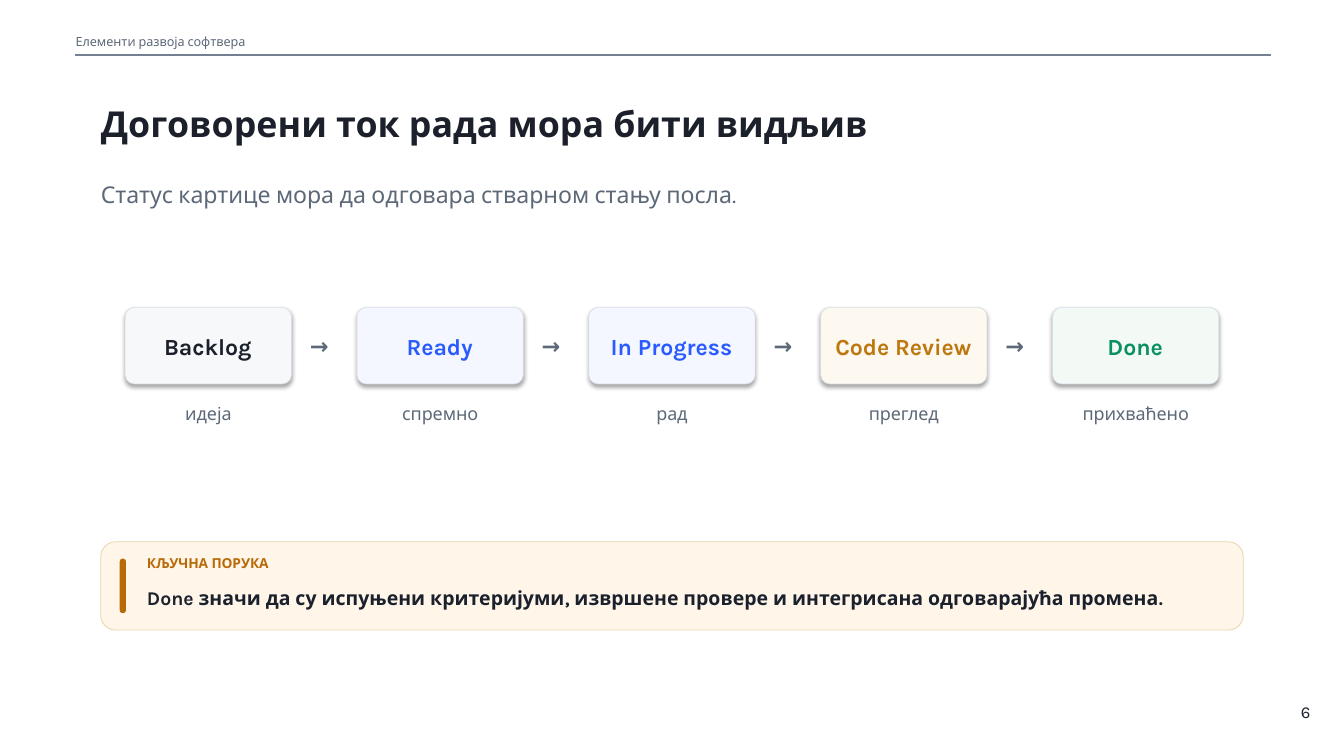
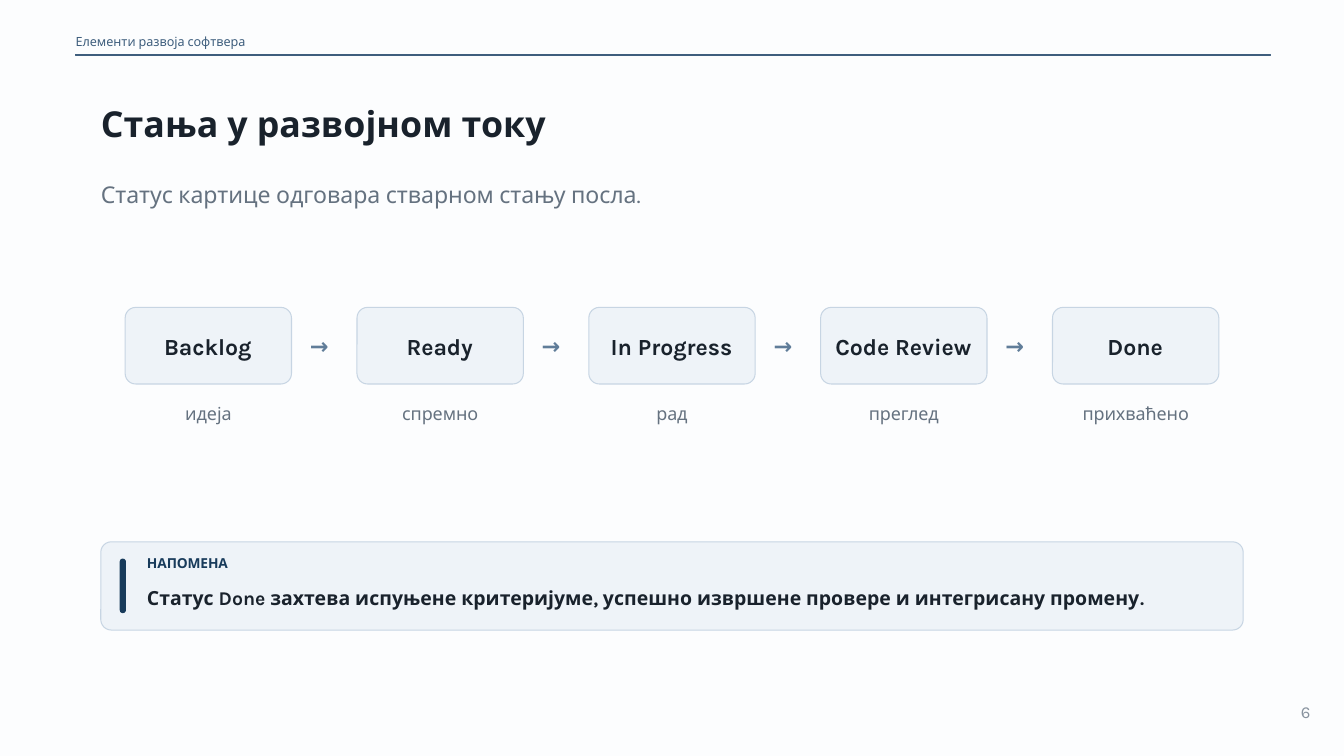
Before and after one commit to owlCoder/ftn-nastavni-materijali, a slide deck: slide 6 of 01 Elementi Razvoja Softvera/02 Prezentacije/PPTX/01_Zahtevi_backlog_i_Git.pptx. Drawn at 1344x756 pixels with LibreOffice and Linux fonts; fonts in the diff are those of the drawing. Boxes give left, top, right and bottom in pixels: in the first picture for what was removed or moved away, otherwise in the second. Text is boxed around its words. In the diff, an @@ line names an element or a change of style, - is before the commit and + after.

Commit message:
Update ERS navy theme and OIB presentation materials

```diff
--- a/01 Elementi Razvoja Softvera/02 Prezentacije/PPTX/01_Zahtevi_backlog_i_Git.pptx
+++ b/01 Elementi Razvoja Softvera/02 Prezentacije/PPTX/01_Zahtevi_backlog_i_Git.pptx
@@ background #FFFFFF to #FCFDFE @@
@@ text "Елементи развоја софтвера" at [76, 36, 246, 49]: text colour #5D6878 to #3E5E7D @@
@@ rectangle at [76, 54, 1270, 55]: fill #748092 to #3E5E7D; outline #748092 0.3 pt to #3E5E7D 0.75 pt @@
@@ text at [101, 110, 546, 146]: text changed; text colour #1B202B to #19222C @@
-Договорени ток рада мора бити видљив
+Стања у развојном току
@@ text at [101, 186, 637, 209]: text changed; text colour #5D6878 to #657280 @@
-Статус картице мора да одговара стварном стању посла.
+Статус картице одговара стварном стању посла.
@@ rounded rectangle at [125, 308, 291, 384]: fill #F7F8FA to #EEF3F8; outline #D7DDE7 0.49 pt to #C7D5E3 0.75 pt; proportions changed @@
@@ rounded rectangle at [357, 308, 523, 384]: fill #F4F7FF to #EEF3F8; outline #D7DDE7 0.49 pt to #C7D5E3 0.75 pt; proportions changed @@
@@ rounded rectangle at [589, 308, 755, 384]: fill #F4F7FF to #EEF3F8; outline #D7DDE7 0.49 pt to #C7D5E3 0.75 pt; proportions changed @@
@@ rounded rectangle at [821, 308, 987, 384]: fill #FDF9F1 to #EEF3F8; outline #D7DDE7 0.49 pt to #C7D5E3 0.75 pt; proportions changed @@
@@ rounded rectangle at [1053, 308, 1219, 384]: fill #F3FAF6 to #EEF3F8; outline #D7DDE7 0.49 pt to #C7D5E3 0.75 pt; proportions changed @@
@@ text "Ready" at [407, 339, 473, 361]: text colour #2A5BFF to #19222C @@
@@ text "In Progress" at [611, 340, 732, 361]: text colour #2A5BFF to #19222C @@
@@ text "Code Review" at [835, 338, 971, 356]: text colour #BE770F to #19222C @@
@@ text colour #5D6878 to #607D99 in 4 elements at [301, 330, 337, 359], [533, 330, 569, 359], [765, 330, 801, 359], [997, 330, 1032, 359] @@
@@ text "Done" at [1107, 340, 1162, 356]: text colour #0A915F to #19222C @@
@@ rounded rectangle at [101, 542, 1243, 631]: fill #FFF6E9 to #EEF3F8; outline #E9D4AF 0.6 pt to #C7D5E3 0.75 pt; proportions changed @@
@@ rounded rectangle at [120, 559, 126, 613]: fill #B86A09 to #183B5B @@
@@ text at [147, 558, 228, 568]: text changed; text colour #B86A09 to #183B5B @@
-КЉУЧНА ПОРУКА
+НАПОМЕНА
@@ text at [147, 590, 1139, 610]: text changed; text colour #1A202C to #19222C @@
-Done значи да су испуњени критеријуми, извршене провере и интегрисана одговарајућа промена.
+Статус Done захтева испуњене критеријуме, успешно извршене провере и интегрисану промену.
@@ text "6" at [1301, 707, 1311, 718]: text colour #1B202B to #87929E @@
```
Also in this commit, not shown: 19 other slides changed, 36 other files.
